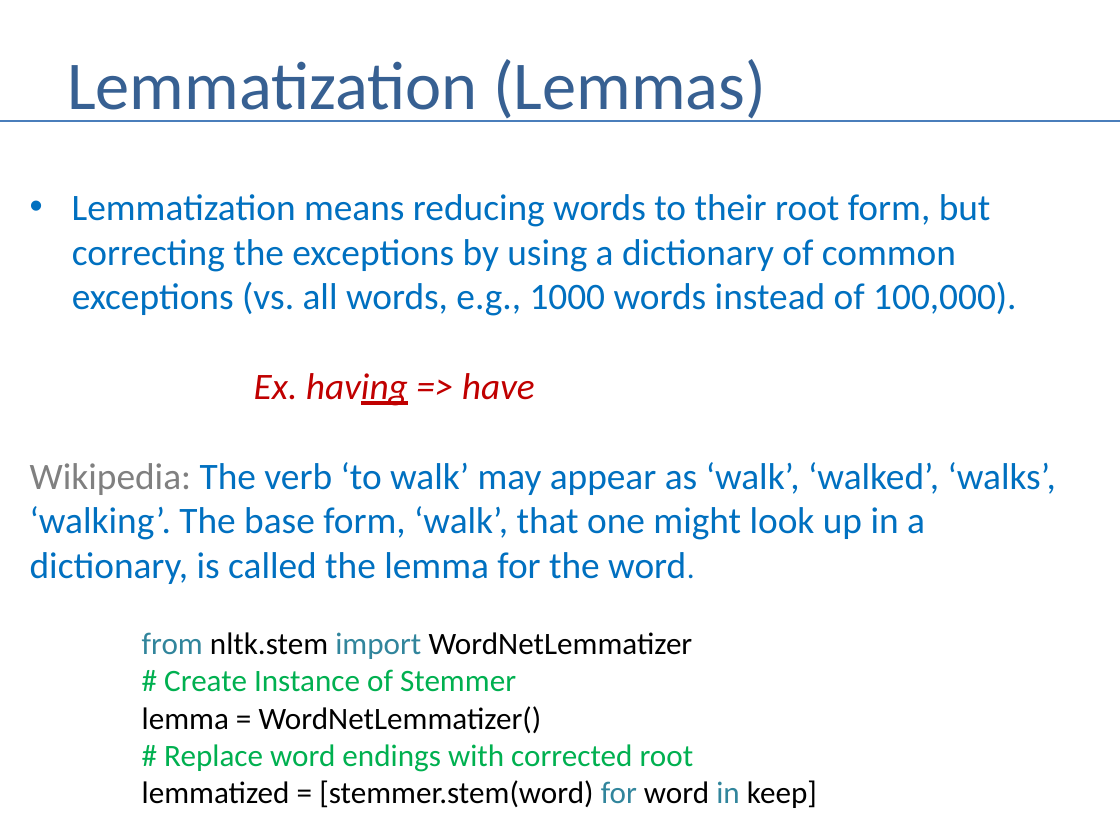
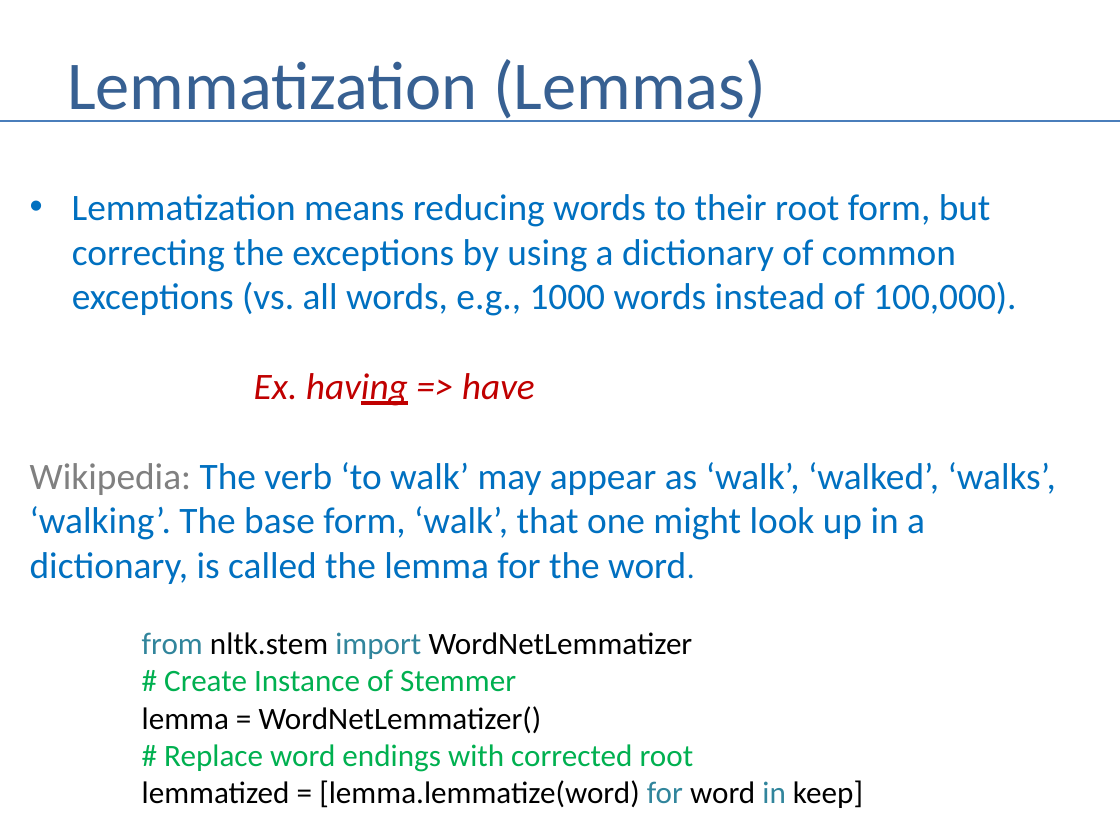
Before and after one commit to andrewferlitsch/Portland-Data-Science-Group, a slide deck: slide 17 of Presentations/NLP - Introduction.pptx. Drawn at 1120x840 pixels with LibreOffice and Linux fonts; fonts in the diff are those of the drawing. Boxes give left, top, right and bottom in pixels: in the first picture for what was removed or moved away, otherwise in the second. Text is boxed around its words. In the diff, an @@ line names an element or a change of style, - is before the commit and + after.

```diff
--- a/Presentations/NLP - Introduction.pptx
+++ b/Presentations/NLP - Introduction.pptx
@@ text at (x1=142, y1=780, x2=863, y2=808): text changed @@
-lemmatized = [stemmer.stem(word) for word in keep]
+lemmatized = [lemma.lemmatize(word) for word in keep]
```
Also in this commit, not shown: 1 other slide changed.
